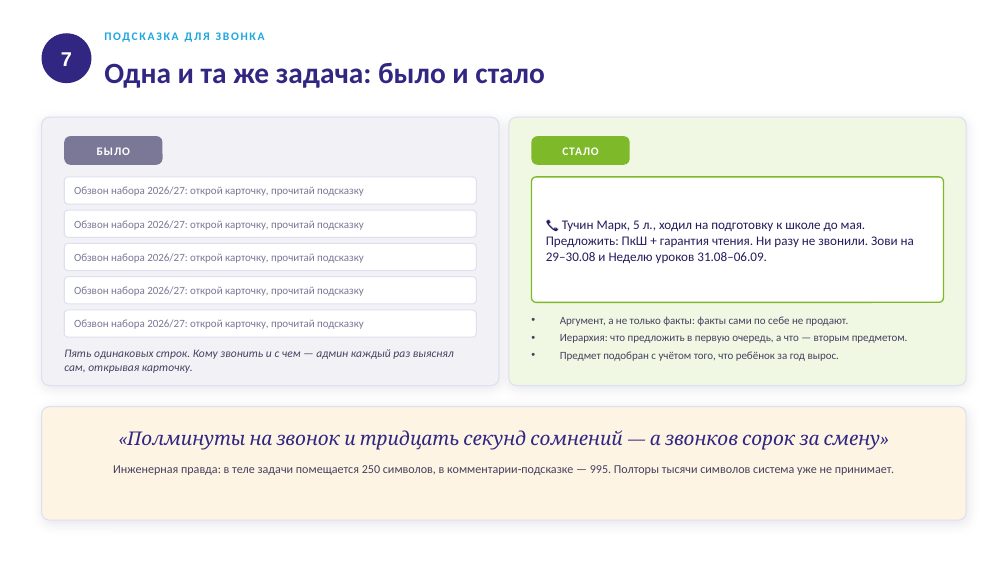
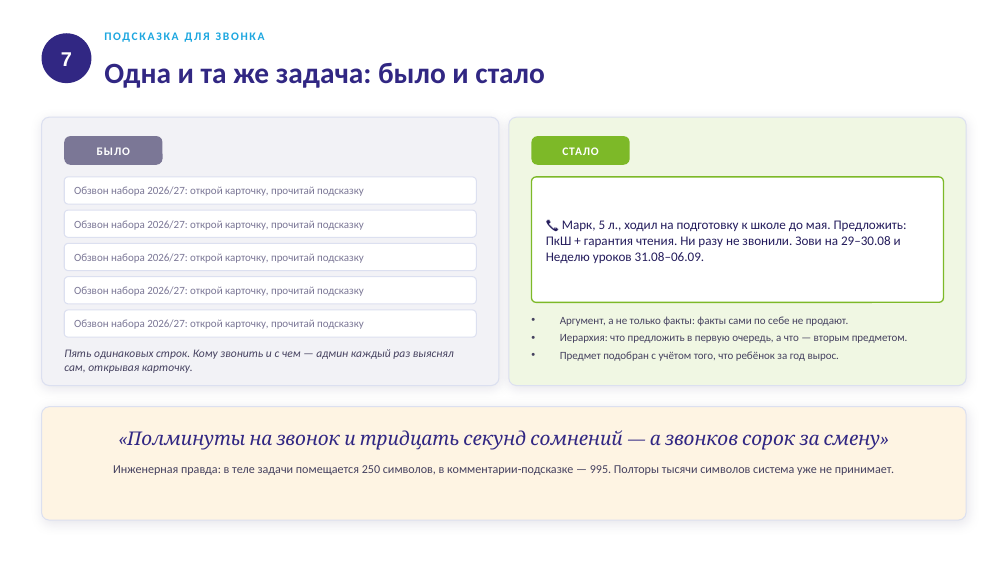
Before and after one commit to ivanashchenko/kidsup, a slide deck: slide 7 of app/static/slides_ai_kidsup.pptx. Drawn at 1008x567 pixels with LibreOffice and Linux fonts; fonts in the diff are those of the drawing. Boxes give left, top, right and bottom in pixels: in the first picture for what was removed or moved away, otherwise in the second. Text is boxed around its words. In the diff, an @@ line names an element or a change of style, - is before the commit and + after.

```diff
--- a/app/static/slides_ai_kidsup.pptx
+++ b/app/static/slides_ai_kidsup.pptx
@@ text at (546,220,907,263): text changed @@
-📞 Тучин Марк, 5 л., ходил на подготовку к школе до мая. Предложить: ПкШ + гарантия чтения. Ни разу не звонили. Зови на 29–30.08 и Неделю уроков 31.08–06.09.
+📞 Марк, 5 л., ходил на подготовку к школе до мая. Предложить: ПкШ + гарантия чтения. Ни разу не звонили. Зови на 29–30.08 и Неделю уроков 31.08–06.09.
```
Also in this commit, not shown: 4 other slides changed, 3 other files.
